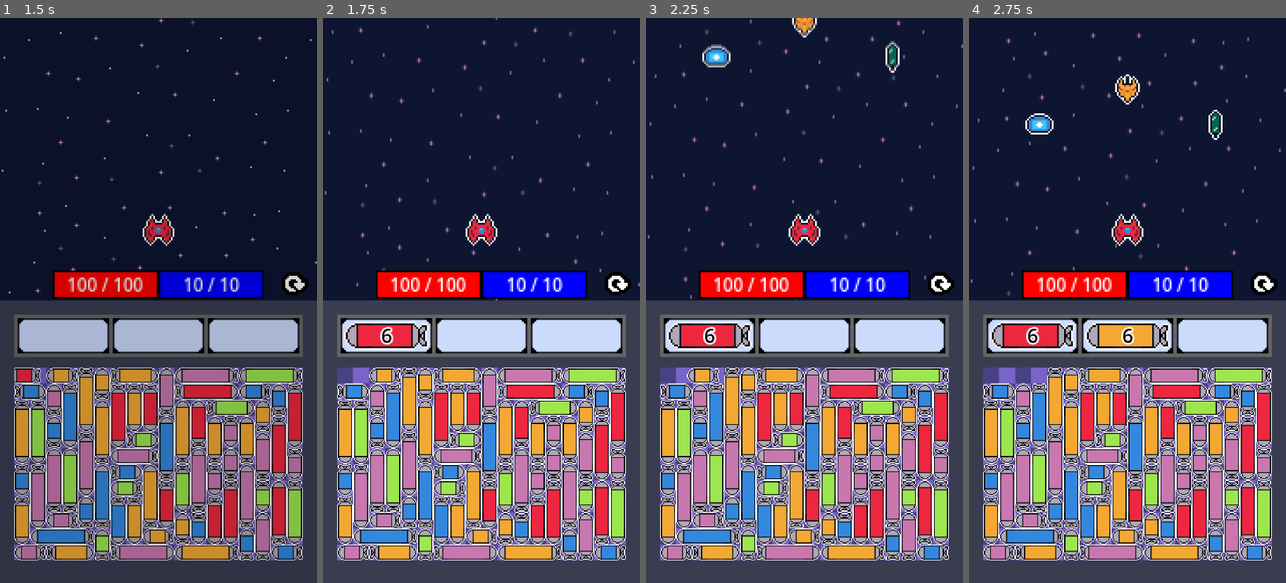
Above: before the commit, frames 1-4 (left to right).
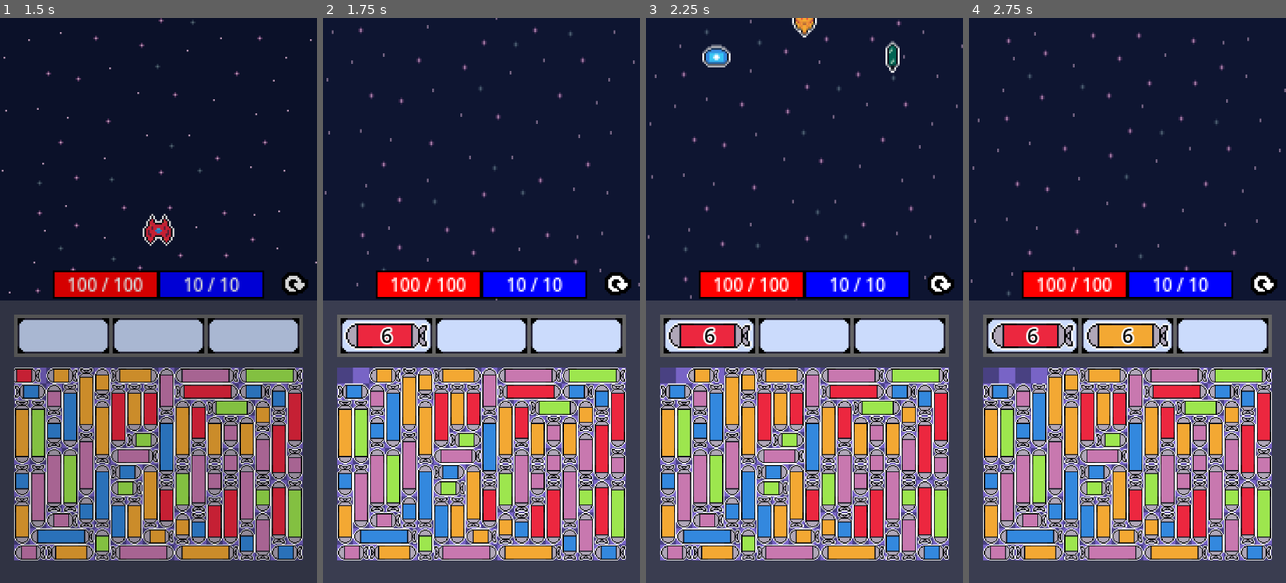
Above: after the commit, the same moments.

Repository: ZoNaDak/GalaxyPuzzleShooter_ProtoType
Game: Godot game, scene res://game/scenes/title/title_scene.tscn
Two runs of this game, one before a commit and one after it. Both use one fixed random seed, a clock stepped at 60 frames per second and the inputs below.
Inputs (mouse positions are in pixels of both pictures, inside the frame that each line leads up to):
- Up to frame 1 (1.5 s): click "Game Start" at 0.5 s; tap Enter at 1.25 s; move the mouse to (31, 373) at 1.27 s; tap 2 at 1.35 s; click (31, 373) at 1.42 s
- Up to frame 2 (1.75 s): tap 1 at 1.55 s
- Up to frame 3 (2.25 s): move the mouse to (709, 373) at 2.02 s; tap 1 at 2.1 s; click (709, 373) at 2.17 s
- Up to frame 4 (2.75 s): tap 2 at 2.3 s

Frame 1 is identical in both runs. In frame 2, 0.3% of the frame differs, in the area x 44-56%, y 34-41%; in frame 3, 0.3%; in frame 4, 1.0%, in the area x 17-80%, y 10-41%.

Commit message:
Add Die Cheat

Diff:
--- a/wool-galaxy-proto/game/characters/character.gd
+++ b/wool-galaxy-proto/game/characters/character.gd
@@ -3,8 +3,28 @@
 
 extends Node2D
 
+#region Enums
+
+enum CharacterState {
+    START_MOVE,
+	IDLE,
+	DYING,
+	DEAD
+}
+
+#endregion
+
 #region Variables
 
 var data: CharacterData
+var state: CharacterState
 
 #endregion
+
+#region Methods
+
+func die() -> void:
+	state = CharacterState.DEAD
+	visible = false
+
+#endregion
--- a/wool-galaxy-proto/game/characters/enemys/enemy.gd
+++ b/wool-galaxy-proto/game/characters/enemys/enemy.gd
@@ -2,16 +2,6 @@
 class_name Enemy
 
 extends Character
-
-#region Enums
-
-enum EnemyState
-{
-    START_MOVE,
-    IDLE,
-}
-
-#endregion
 
 #region Consts
 
@@ -24,7 +14,6 @@
 @export var enemy_config: EnemyConfig
 
 var enemy_data: EnemyData
-var state: EnemyState
 
 var _spawn_pos: Vector2
 
@@ -33,28 +22,40 @@
 #region Lifecycle
 
 func initialize(spawn_pos: Vector2) -> void:
-    _spawn_pos = spawn_pos
-    position = spawn_pos + Vector2(0, -ENEMY_SPAWN_Y_DIST)
-    enemy_data = EnemyData.new(enemy_config.max_hp, enemy_config.max_mp)
-    data = enemy_data
-    state = EnemyState.START_MOVE
+	_spawn_pos = spawn_pos
+	position = spawn_pos + Vector2(0, -ENEMY_SPAWN_Y_DIST)
+	enemy_data = EnemyData.new(enemy_config.max_hp, enemy_config.max_mp)
+	data = enemy_data
+	state = CharacterState.START_MOVE
 
 func _process(delta: float) -> void:
-    match state:
-        EnemyState.START_MOVE:
-            start_move(delta)
-        EnemyState.IDLE:
-            pass
+	match state:
+		CharacterState.START_MOVE:
+			start_move(delta)
+		CharacterState.IDLE:
+			pass
 
 #endregion
 
 #region Methods
 
 func start_move(delta: float) -> void:
-    var move_vector := enemy_config.move_speed * delta * Vector2.DOWN
-    position += move_vector
-    if position.y >= _spawn_pos.y:
-        position = _spawn_pos
-        state = EnemyState.IDLE
+	var move_vector := enemy_config.move_speed * delta * Vector2.DOWN
+	position += move_vector
+	if position.y >= _spawn_pos.y:
+		position = _spawn_pos
+		state = CharacterState.IDLE
 
 #endregion
+
+#region Debug
+
+func _input(event: InputEvent) -> void:
+	if not OS.is_debug_build():
+		return
+
+	if event is InputEventKey and event.keycode == KEY_2 \
+		and event.is_pressed() and not event.is_echo():
+		die()
+
+#endregion
--- a/wool-galaxy-proto/game/characters/player/player.gd
+++ b/wool-galaxy-proto/game/characters/player/player.gd
@@ -15,5 +15,18 @@
 func initialize():
 	player_data = PlayerData.new(player_config.max_hp, player_config.max_mp)
 	data = player_data
+	state = CharacterState.IDLE
 
 #endregion
+
+#region Debug
+
+func _input(event: InputEvent) -> void:
+	if not OS.is_debug_build():
+		return
+
+	if event is InputEventKey and event.keycode == KEY_1 \
+		and event.is_pressed() and not event.is_echo():
+		die()
+
+#endregion
Not shown, changed: wool-galaxy-proto/.editorconfig
